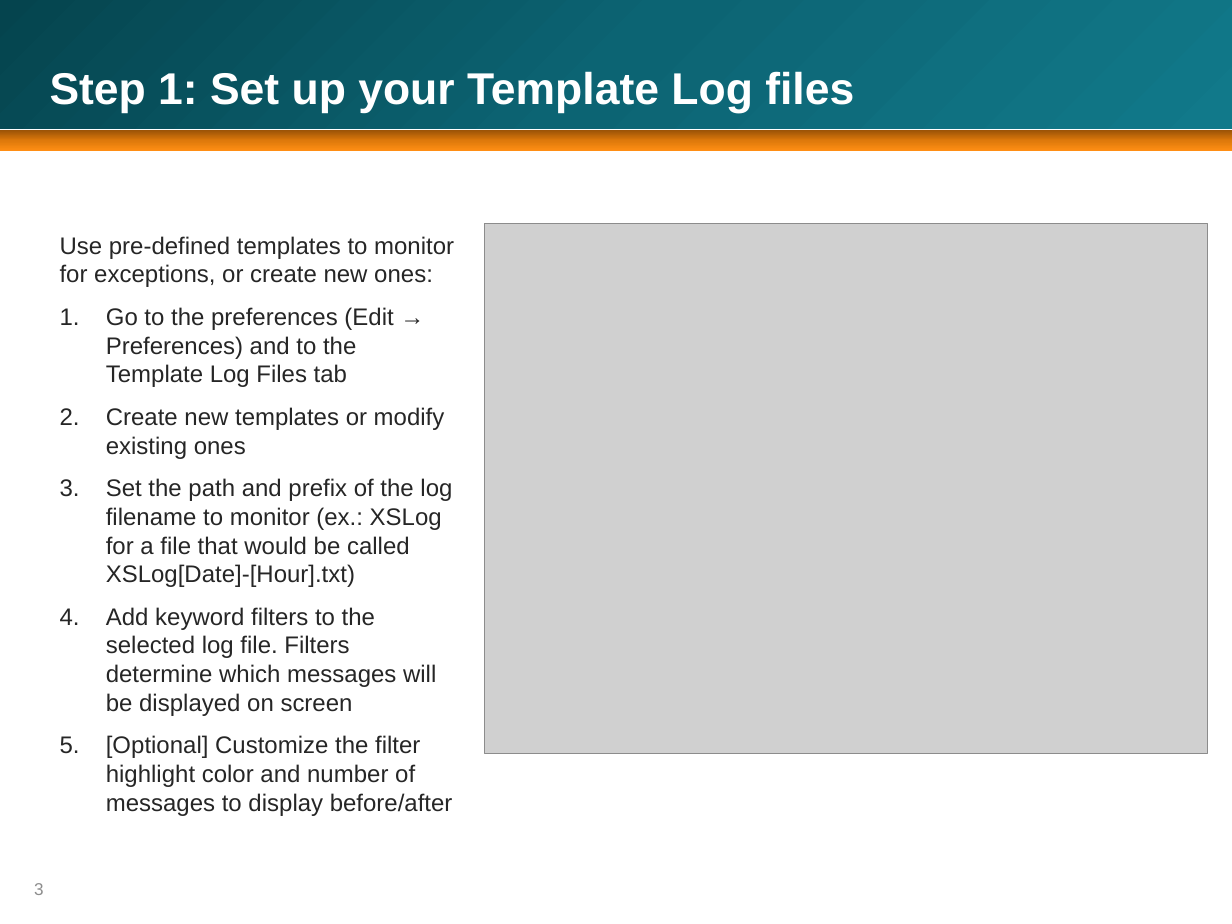
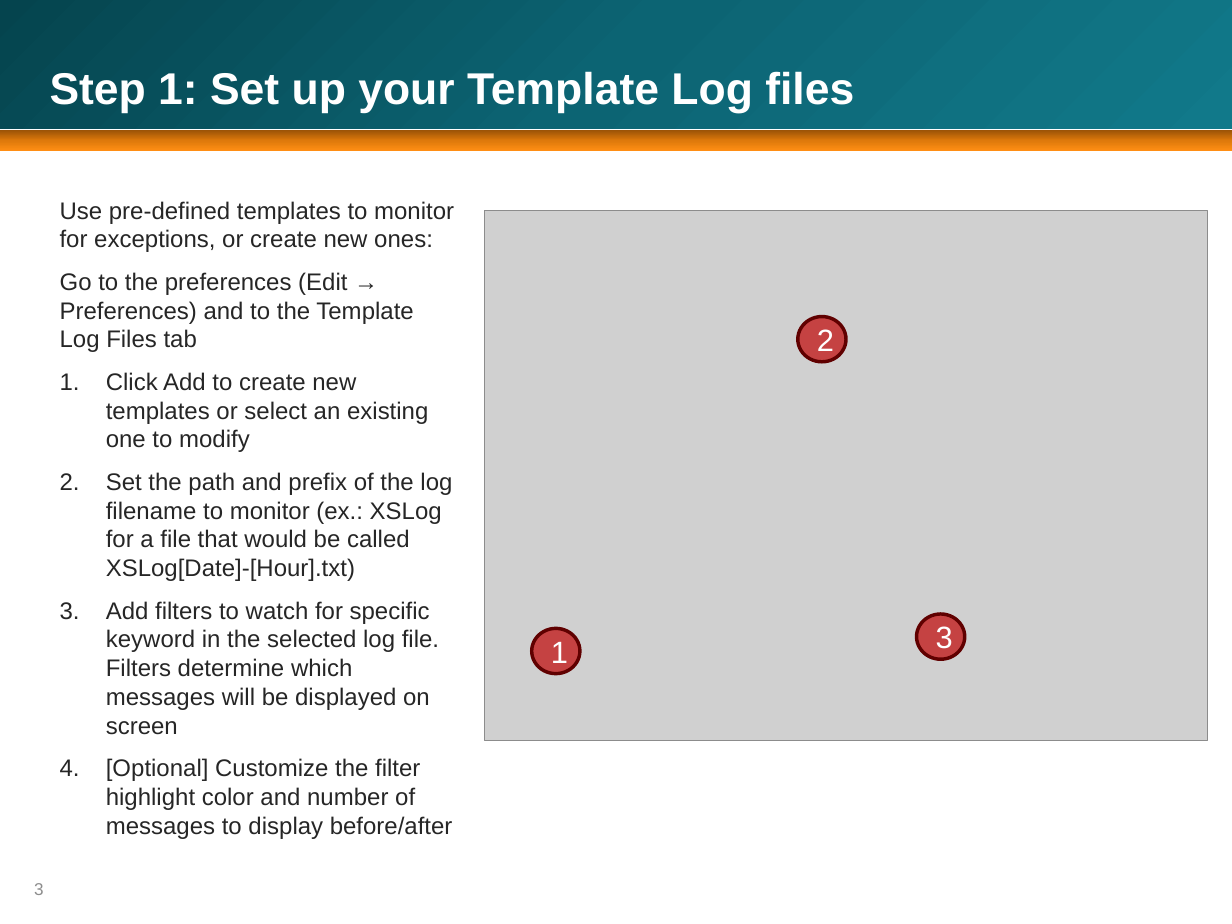
Before and after one commit to gravufo/LogFilter, a slide deck: slide 3 of TestMonitoringTool.pptx. Drawn at 1232x924 pixels with LibreOffice and Linux fonts; fonts in the diff are those of the drawing; grey boxes stand for pictures; background and template pictures are left out. Boxes give left, top, right and bottom in pixels: in the first picture for what was removed or moved away, otherwise in the second. Text is boxed around its words. In the diff, an @@ line names an element or a change of style, - is before the commit and + after.

Commit message:
Sync with main SVN repo.
New features include alarm monitoring, alarm filtering, Find (CTRL-F)
and other minor improvements.

```diff
--- a/TestMonitoringTool.pptx
+++ b/TestMonitoringTool.pptx
@@ text "Use pre-defined templates to monitor ...": place and size @@
-text "Use pre-defined templates to monitor ..." at box(60, 236, 454, 816)
+text "Use pre-defined templates to monitor ..." at box(60, 201, 454, 839)
@@ picture: place and size @@
-picture at box(484, 223, 1207, 753)
+picture at box(484, 211, 1207, 740)
@@ text at box(60, 272, 413, 352): bullet 1. to none @@
@@ ellipse added at box(798, 317, 846, 362), fill #C00000 at 68% opacity, outline #600000 2 pt, 18 pt, text #FFFFFF @@
+2
@@ text at box(106, 372, 428, 452): text changed @@
-2. Create new templates or modify existing ones
+1. Click Add to create new templates or select an existing one to modify
@@ text at box(106, 601, 439, 735): text changed @@
-4. Add keyword filters to the selected log file. Filters determine which messages will be displayed on screen
+3. Add filters to watch for specific keyword in the selected log file. Filters determine which messages will be displayed on screen
@@ ellipse added at box(532, 628, 580, 674), fill #C00000 at 68% opacity, outline #600000 2 pt, 18 pt, text #FFFFFF @@
+1
@@ ellipse added at box(917, 614, 965, 659), fill #C00000 at 68% opacity, outline #600000 2 pt, 18 pt, text #FFFFFF @@
+3
```
Also in this commit, not shown: 6 other slides changed, 23 other files.
